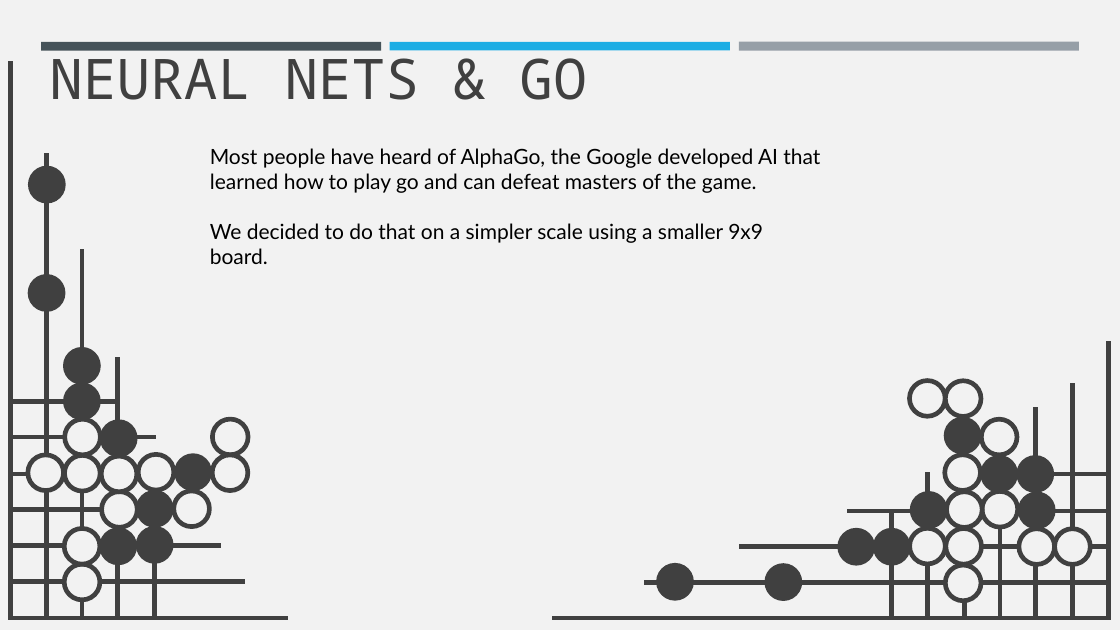
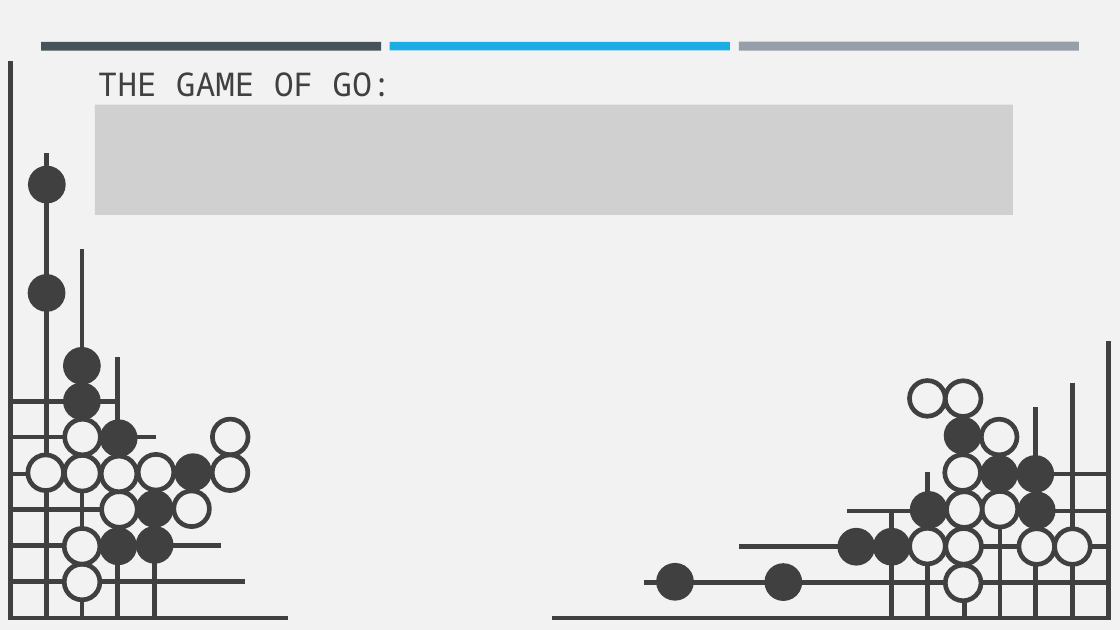
Before and after one commit to CSCI4850/s21-team6-project, a slide deck: slide 2 of GoPresentation.pptx. Drawn at 1120x630 pixels with LibreOffice and Linux fonts; fonts in the diff are those of the drawing; grey boxes stand for pictures. Boxes give left, top, right and bottom in pixels: in the first picture for what was removed or moved away, otherwise in the second. Text is boxed around its words. In the diff, an @@ line names an element or a change of style, - is before the commit and + after.

```diff
--- a/GoPresentation.pptx
+++ b/GoPresentation.pptx
@@ text at box(98, 72, 392, 97): text changed; size 48 to 28 pt @@
-NEURAL NETS & GO
+THE GAME OF GO:
@@ picture added at box(95, 104, 1013, 214) @@
@@ text removed at box(210, 148, 820, 264) @@
-Most people have heard of AlphaGo, the Google developed AI that learned how to play go and can defeat masters of the game.
-We decided to do that on a simpler scale using a smaller 9x9 board.
```
Also in this commit, not shown: 3 other slides changed, 2 slides added, 2 slides removed.
